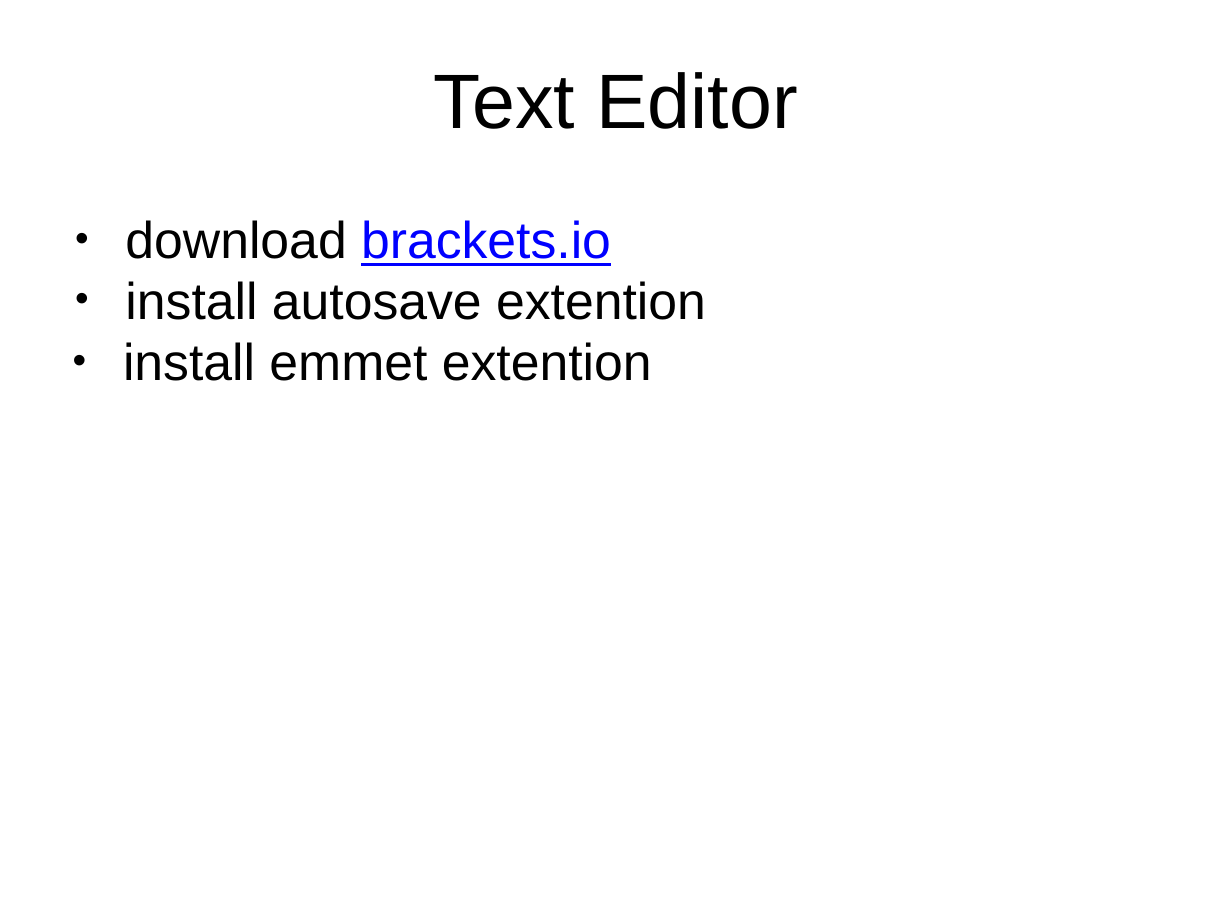
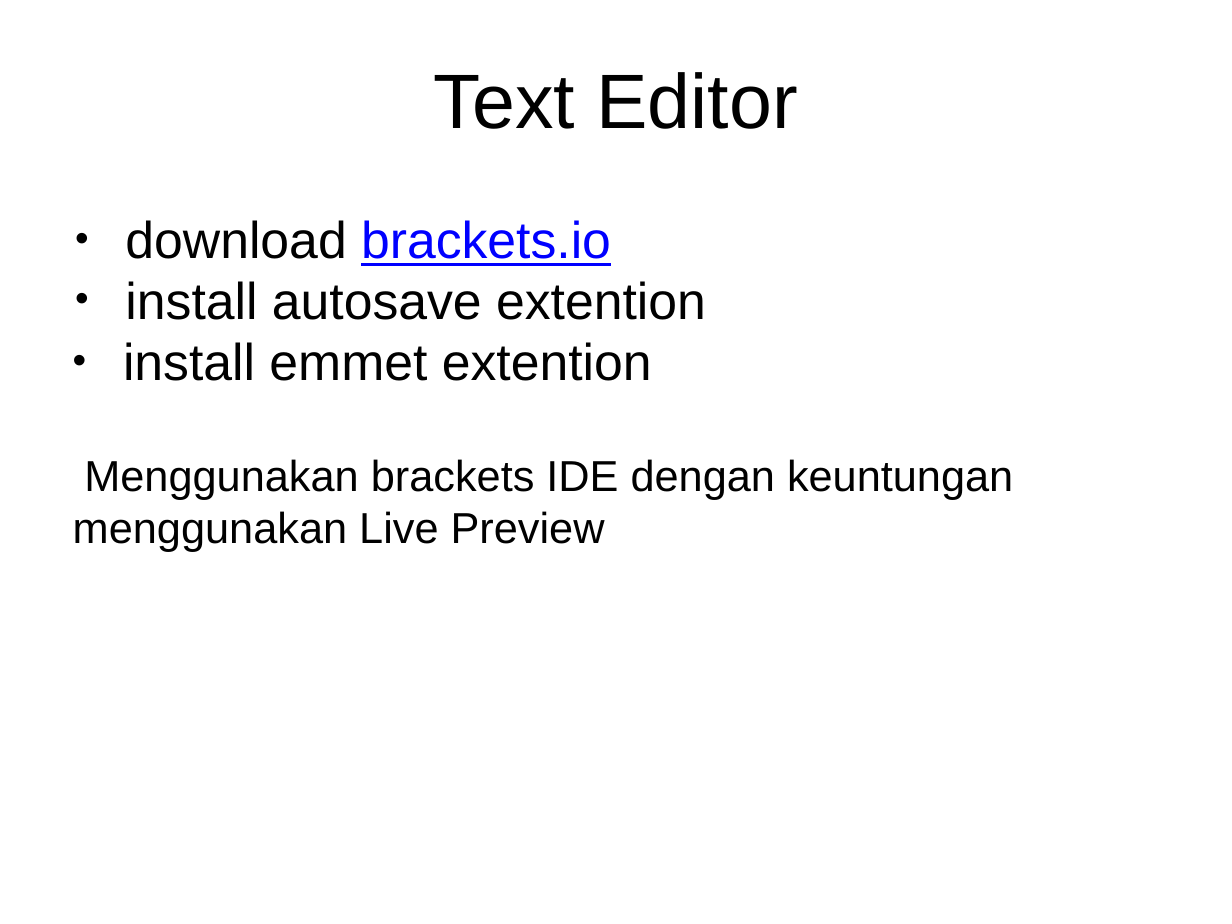
Before and after one commit to vanbumi/kelas-fullstack-mc, a slide deck: slide 2 of Materi/1-HTML-Keynote.pptx. Drawn at 1232x924 pixels with LibreOffice and Linux fonts; fonts in the diff are those of the drawing. Boxes give left, top, right and bottom in pixels: in the first picture for what was removed or moved away, otherwise in the second. Text is boxed around its words. In the diff, an @@ line names an element or a change of style, - is before the commit and + after.

```diff
--- a/Materi/1-HTML-Keynote.pptx
+++ b/Materi/1-HTML-Keynote.pptx
@@ text added at [73,459,1013,551], 36 pt, text #000000 @@
+Menggunakan brackets IDE dengan keuntungan
+menggunakan Live Preview
```
Also in this commit, not shown: 6 other files.
